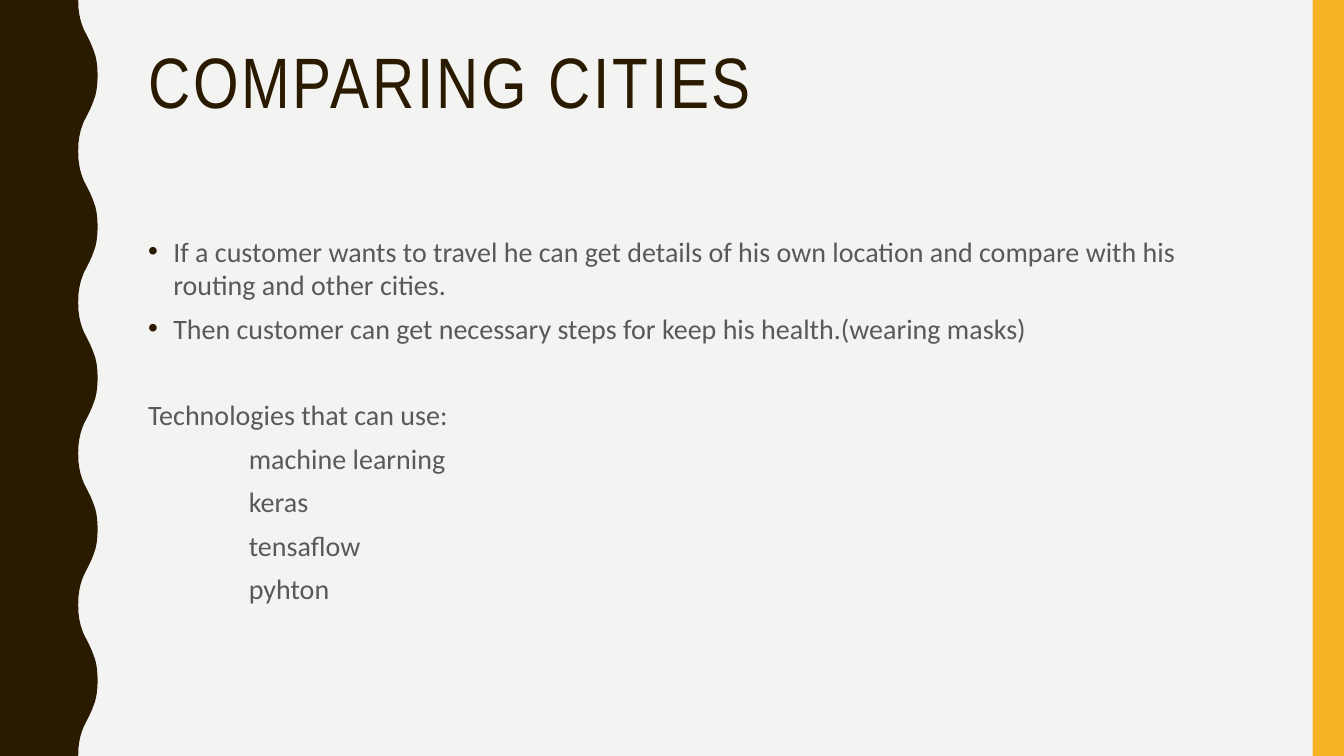
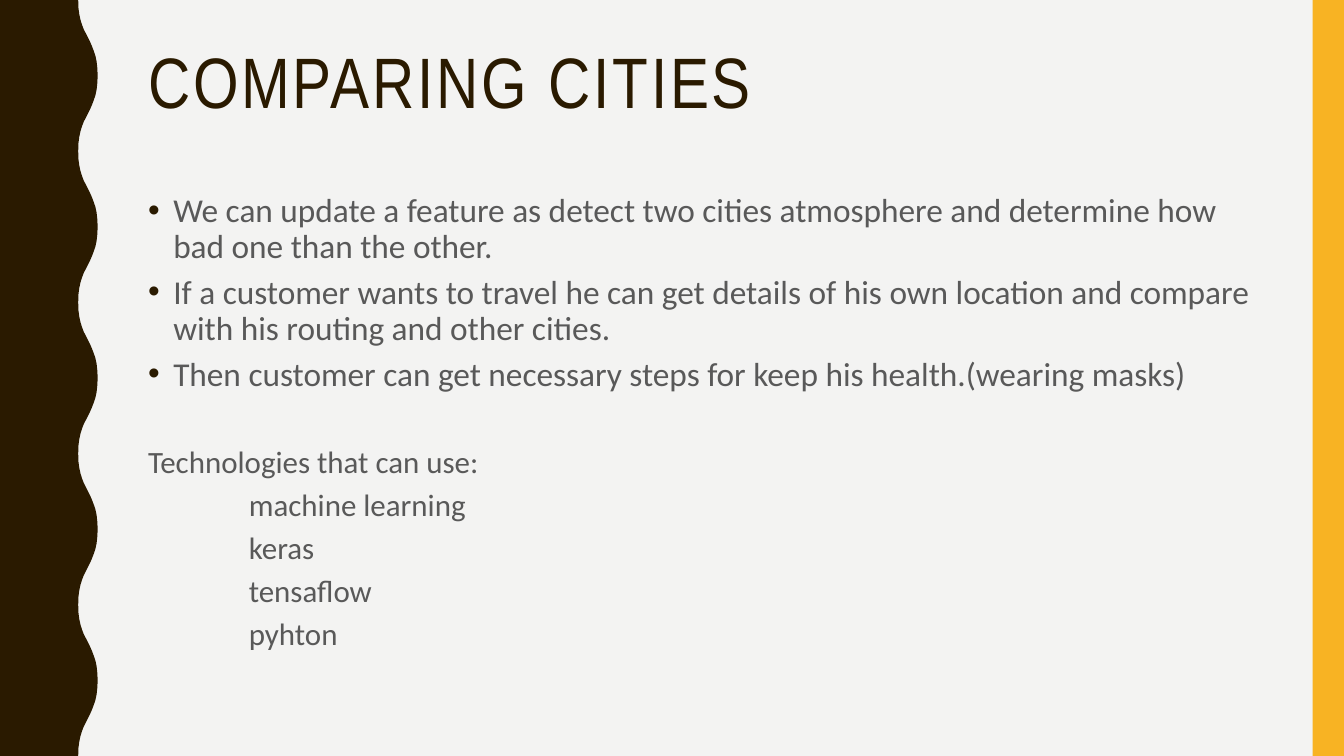
Before and after one commit to MichelleFdo/pre-hacktober-fest, a slide deck: slide 3 of shoot i smoke.pptx (slide 4 before the commit). Drawn at 1344x756 pixels with LibreOffice and Linux fonts; fonts in the diff are those of the drawing. Boxes give left, top, right and bottom in pixels: in the first picture for what was removed or moved away, otherwise in the second. Text is boxed around its words. In the diff, an @@ line names an element or a change of style, - is before the commit and + after.

```diff
--- a/shoot i smoke.pptx
+++ b/shoot i smoke.pptx
@@ text "We can update a feature ..." moved from (x1=148, y1=242, x2=1175, y2=604) to (x1=148, y1=199, x2=1249, y2=650) @@
@@ text at (x1=173, y1=199, x2=1216, y2=258): paragraph added @@
+• We can update a feature as detect two cities atmosphere and determine how bad one than the other.
@@ text at (x1=148, y1=281, x2=1249, y2=650): size 20 to 23.8 pt in "If a customer wants to travel he ...", "Then customer can get necessary steps for ..."; size 20 to 22.1 pt in "Technologies that can use:", "machine learning", "keras", "tensaflow" and 1 more places; line spacing 1 to 0.9 @@
```
Also in this commit, not shown: 3 other slides changed.
